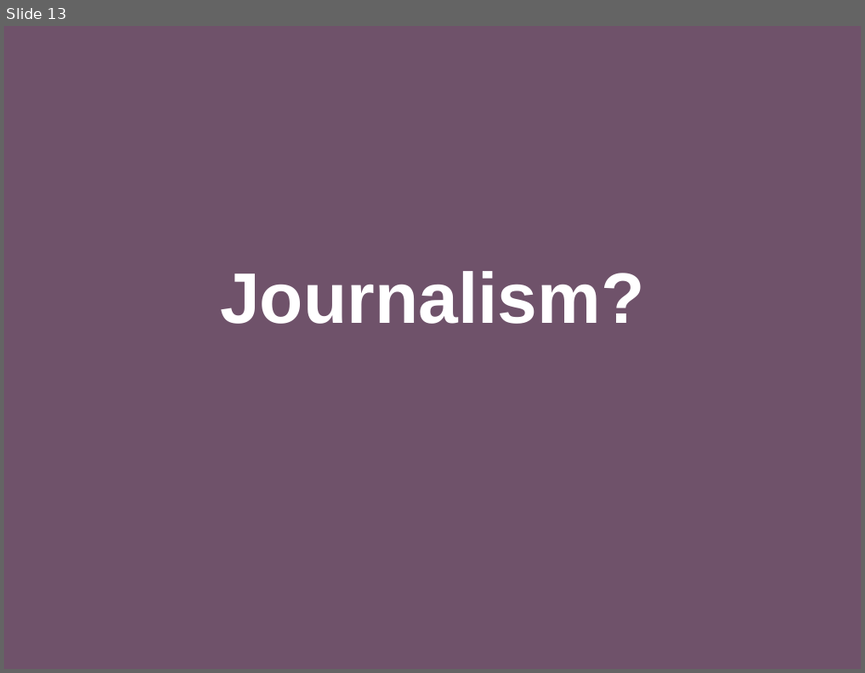
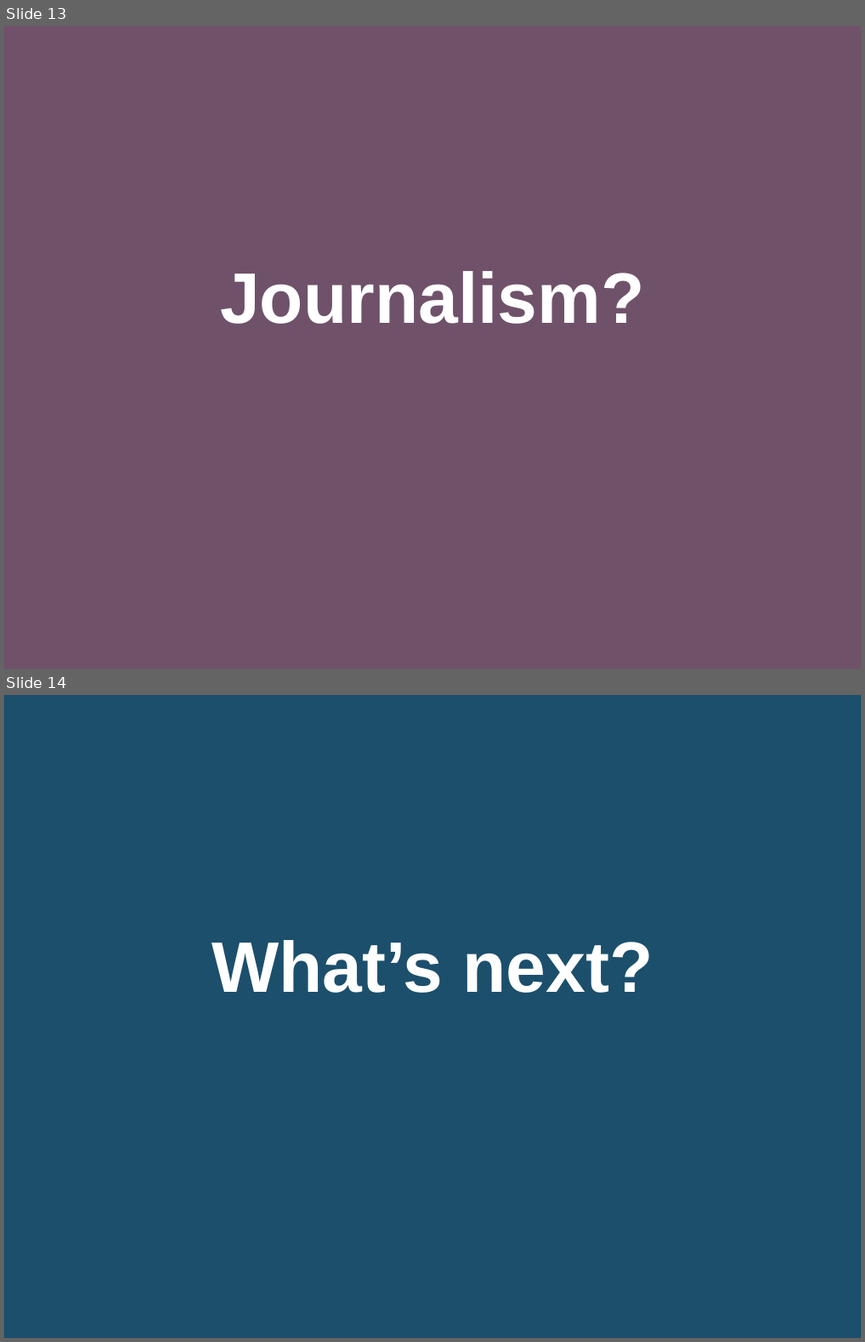
Before and after one commit to bchartoff/umd_class, a slide deck: umd_slides.pptx. Shown one above the other, each under a label of ours: slide 13 before the commit, slides 13 and 14 after it. The pictures are 865x673 and 865x1342 pixels, drawn with LibreOffice and Linux fonts; fonts in the diff are those of the drawing. Boxes give left, top, right and bottom in pixels: in the first picture for what was removed or moved away, otherwise in the second. Text is boxed around its words. In the diff, an @@ line names an element or a change of style, - is before the commit and + after.

Commit message:
slides

```diff
--- a/umd_slides.pptx
+++ b/umd_slides.pptx
@@ slide 14 added at [4,695,861,1338], background #1C4F6C @@
@@ title added at [211,940,653,993], 60 pt, text #FFFFFF, bold @@
+What’s next?
```
Also in this commit, not shown: 1 slide changed.
